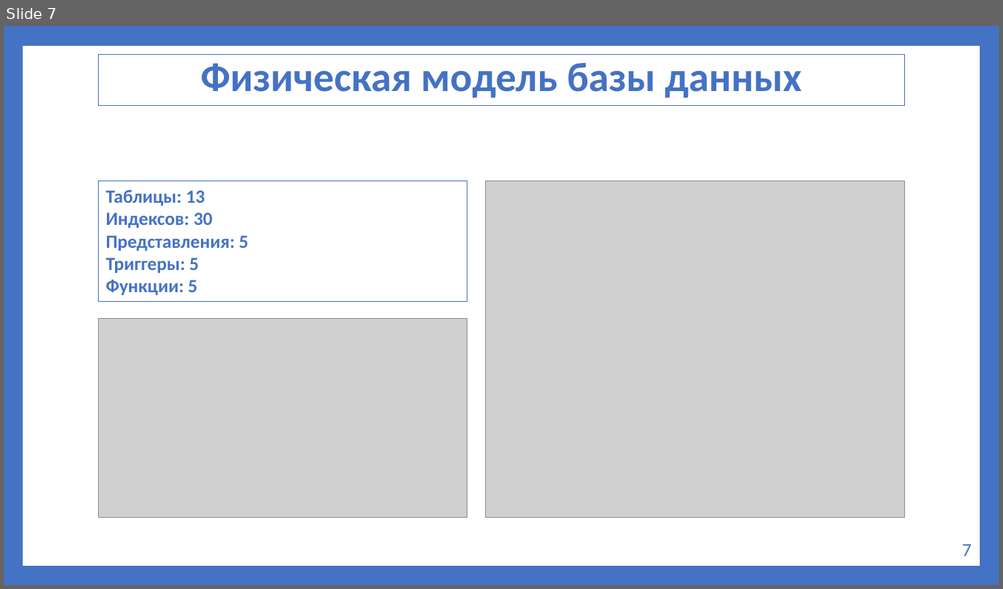
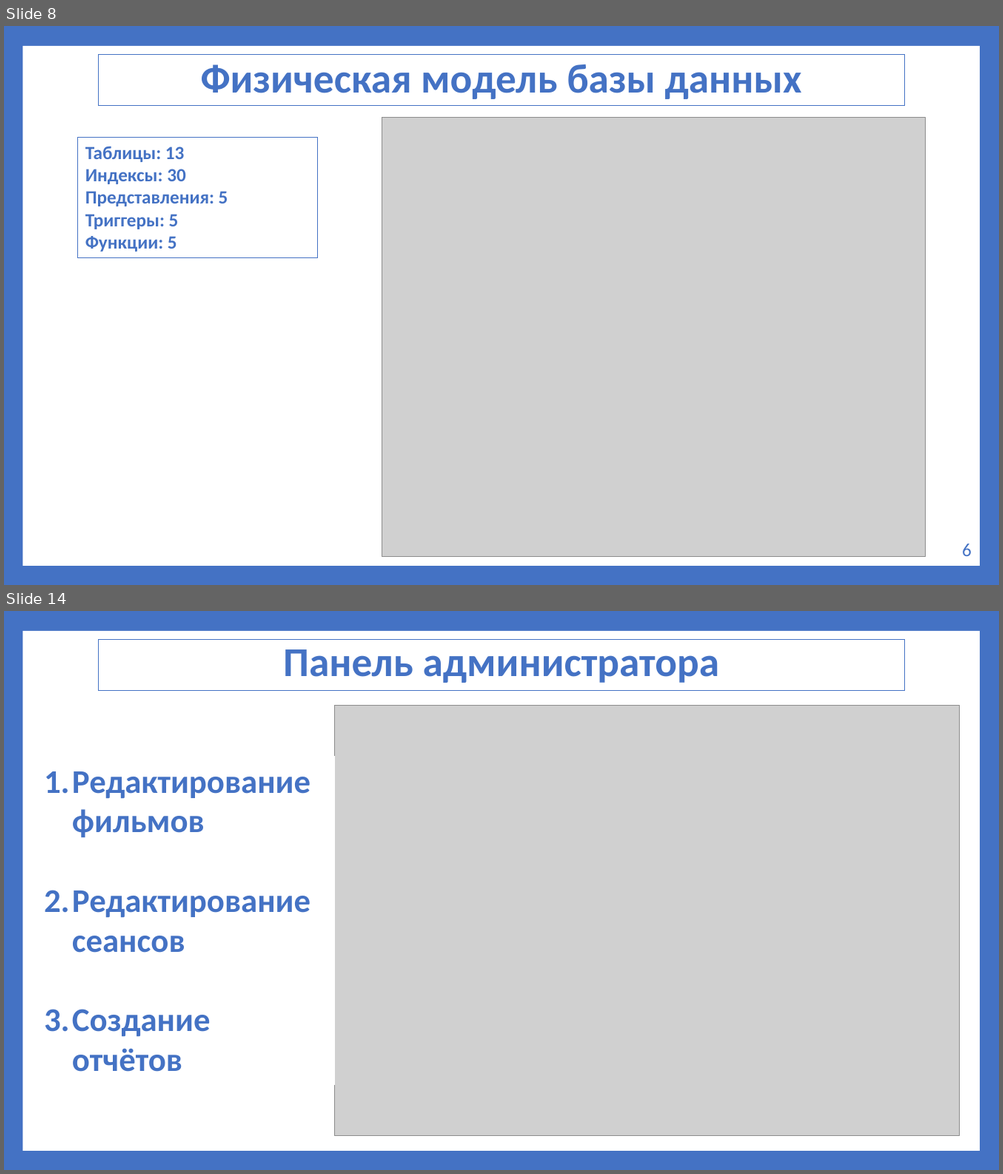
Before and after one commit to artem5438/my-first-repo2, a slide deck: docs/Пояснительные_материалы/Презентация_к_защите.pptx. Shown one above the other, each under a label of ours: slide 7 before the commit, slides 8 and 14 after it; the slides between them are not shown. The pictures are 1003x589 and 1003x1174 pixels, drawn with LibreOffice and Linux fonts; fonts in the diff are those of the drawing; grey boxes stand for pictures. Boxes give left, top, right and bottom in pixels: in the first picture for what was removed or moved away, otherwise in the second. Text is boxed around its words. In the diff, an @@ line names an element or a change of style, - is before the commit and + after.

```diff
--- a/docs/Пояснительные_материалы/Презентация_к_защите.pptx
+++ b/docs/Пояснительные_материалы/Презентация_к_защите.pptx
@@ slide 14 added at [4, 611, 999, 1170], background #4472C4; not listed: 1 template element that a slide beside it also shows @@
@@ rectangle added at [99, 639, 905, 691], outline #4472C4 0.75 pt, 39.6 pt, text #4472C4, bold @@
+Панель администратора
@@ picture added at [335, 705, 959, 1136] @@
@@ rectangle added at [37, 757, 335, 1085], outline #FFFFFF 0.75 pt, 32 pt, text #4472C4, bold @@
+1. Редактирование фильмов
+2. Редактирование сеансов
+3. Создание отчётов
@@ what was slide 7 is now slide 8 @@
@@ slide 8 changed as well @@
@@ title "Физическая модель базы данных" at [99, 54, 905, 106]: line spacing 0.8 to 0.9; rectangle to title @@
@@ picture: place and size @@
-picture at [485, 181, 905, 517]
+picture at [382, 117, 925, 557]
@@ rectangle "Таблицы: 13": place and size @@
-rectangle "Таблицы: 13" at [99, 181, 467, 302]
+rectangle "Таблицы: 13" at [78, 137, 317, 258]
@@ text in rectangle at [85, 169, 186, 184]: text changed @@
-Индексов: 30
+Индексы: 30
@@ picture removed at [99, 318, 467, 517] @@
@@ text at [962, 544, 971, 557]: text changed @@
-7
+6
```
Also in this commit, not shown: 11 other slides changed, 5 other slides added, 2 slides removed, 10 other files.
